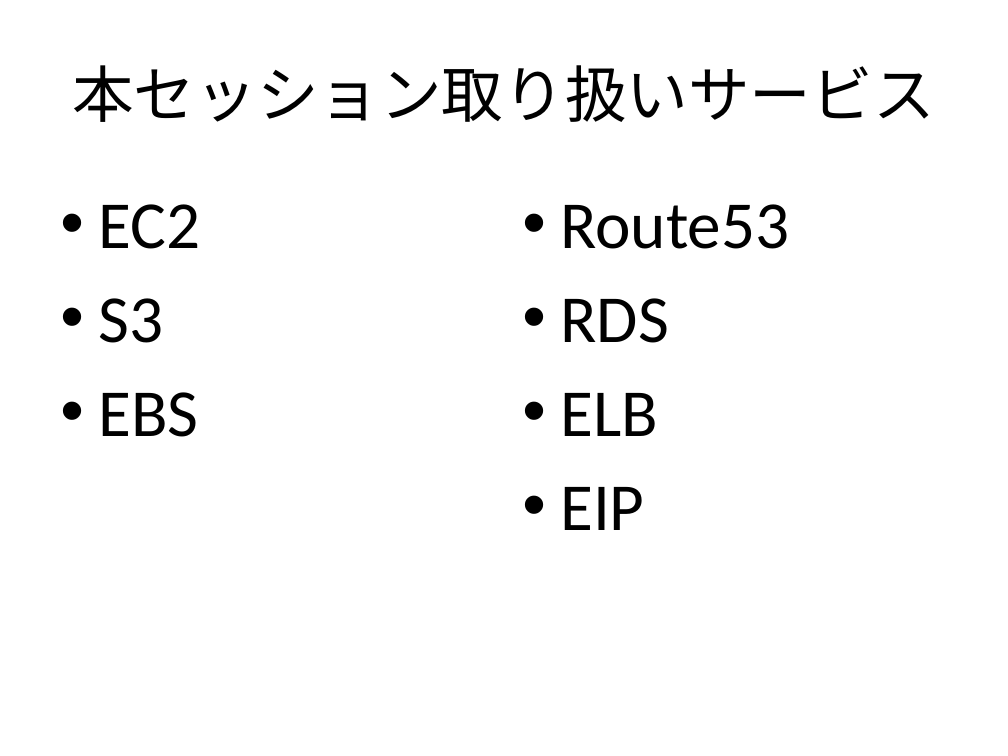
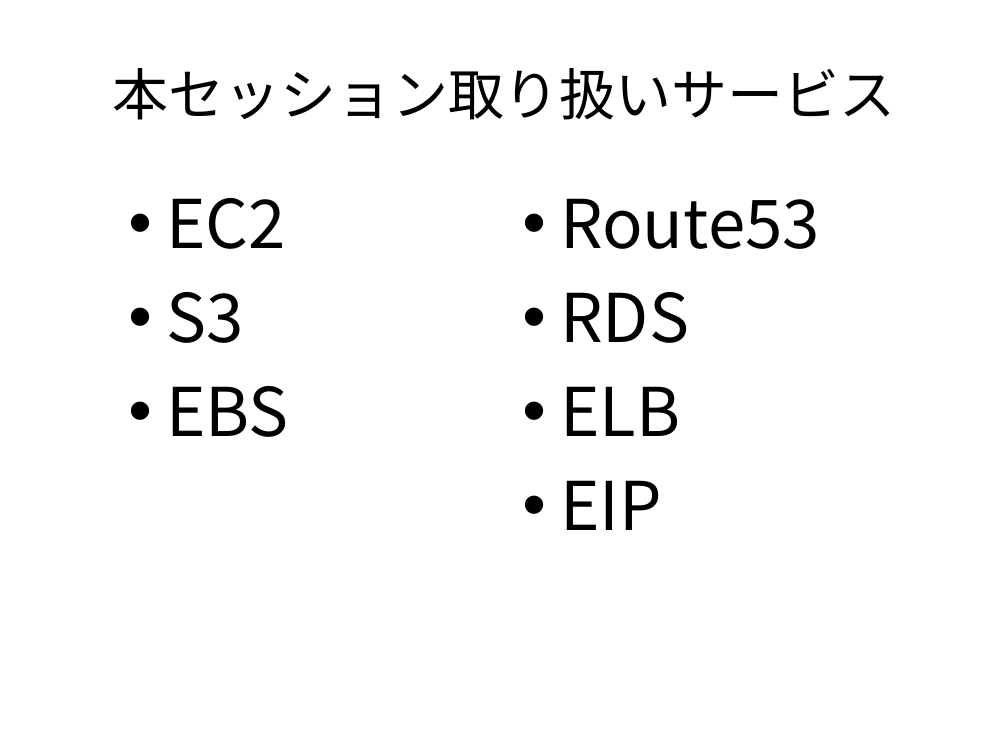
Before and after one commit to aws-samurai/pricing-data, a slide deck: slide 4 of slide/AWS料金体系グランドマスター王者決定戦.pptx. Drawn at 1008x756 pixels with LibreOffice and Linux fonts; fonts in the diff are those of the drawing; background and template pictures are left out. Boxes give left, top, right and bottom in pixels: in the first picture for what was removed or moved away, otherwise in the second. Text is boxed around its words. In the diff, an @@ line names an element or a change of style, - is before the commit and + after.

```diff
--- a/slide/AWS料金体系グランドマスター王者決定戦.pptx
+++ b/slide/AWS料金体系グランドマスター王者決定戦.pptx
@@ title "本セッション取り扱いサービス" at (112, 68, 895, 120): size 44 to 40 pt, font Calibri to Noto Sans CJK JP @@
@@ text "EC2" at (166, 198, 289, 437): font Calibri to Noto Sans CJK JP @@
@@ text "EC2": place and size @@
-text "EC2" at (98, 204, 200, 437)
+text "EC2" at (166, 198, 289, 437)
@@ text "Route53" at (560, 198, 820, 530): font Calibri to Noto Sans CJK JP @@
```
Also in this commit, not shown: 20 other slides changed, 8 slides added, 1 slide removed, 1 other file.
